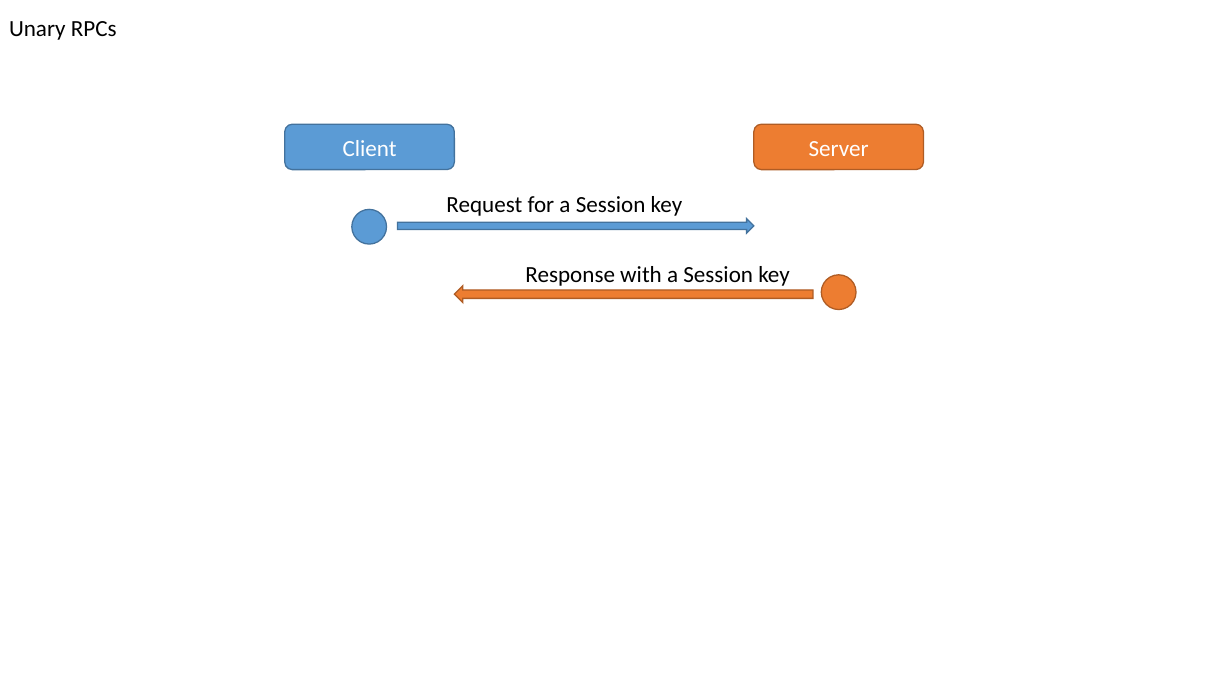
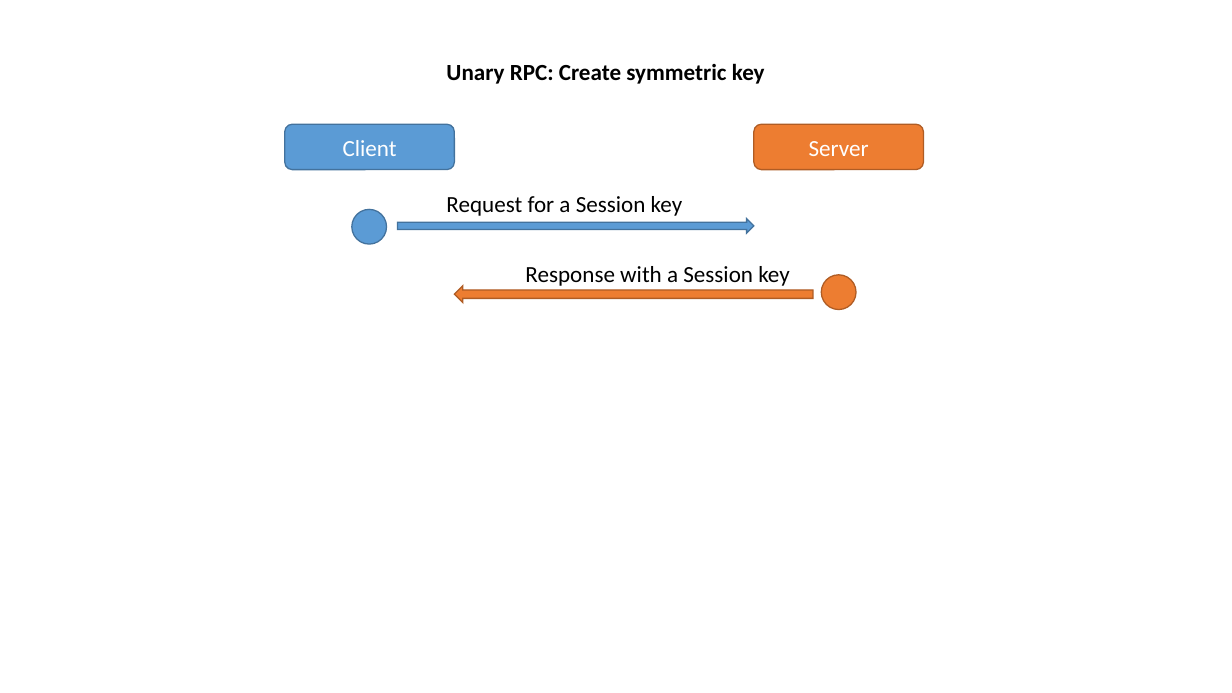
Before and after one commit to KarateJB/KMS.gRPC, a slide deck: slide 2 of doc/Architecture.pptx (slide 1 before the commit). Drawn at 1232x693 pixels with LibreOffice and Linux fonts; fonts in the diff are those of the drawing. Boxes give left, top, right and bottom in pixels: in the first picture for what was removed or moved away, otherwise in the second. Text is boxed around its words. In the diff, an @@ line names an element or a change of style, - is before the commit and + after.

```diff
--- a/doc/Architecture.pptx
+++ b/doc/Architecture.pptx
@@ text at bbox=[446, 63, 765, 84]: text changed; bold on @@
-Unary RPCs
+Unary RPC: Create symmetric key
```
Also in this commit, not shown: 4 other slides changed, 3 slides added, 6 other files.
